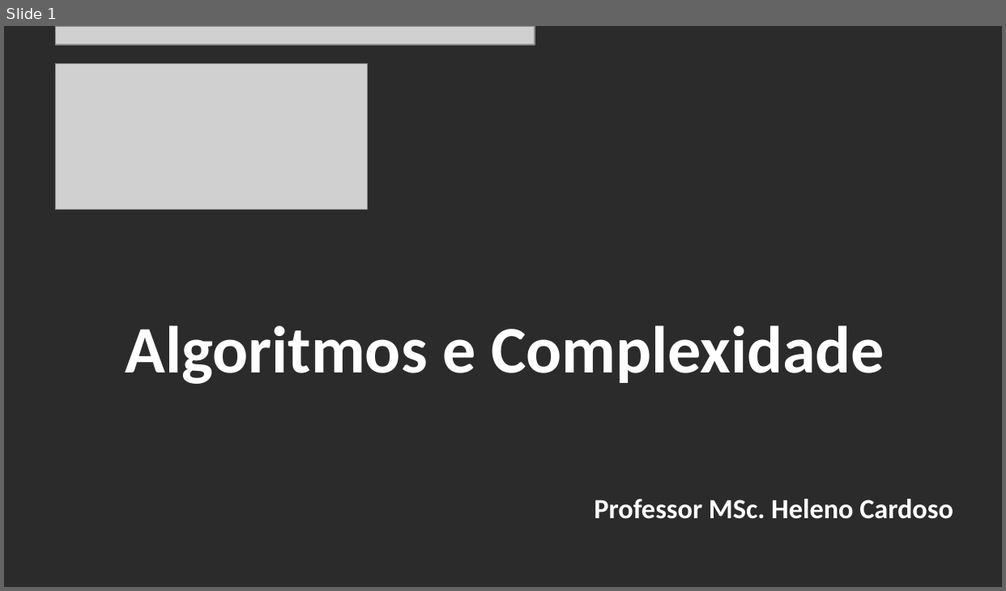
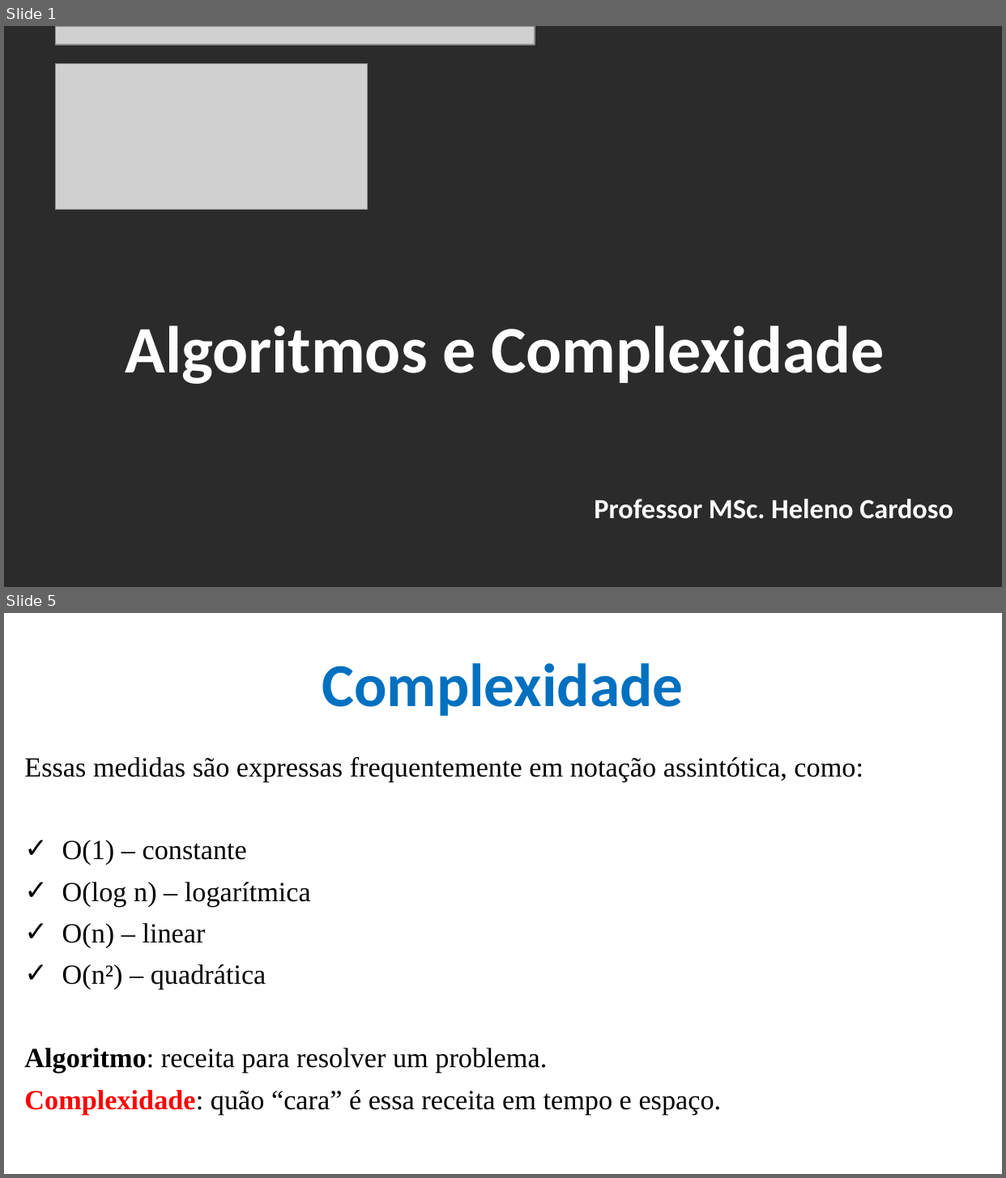
Before and after one commit to CloudEducationBrazil/WydenAlgoritmosEComplexidade, a slide deck: 01 Classes/Aula 01 - Algoritmos e Complexidade - Funções e Parâmetros.pptx. Shown one above the other, each under a label of ours: slide 1 before the commit, slides 1 and 5 after it; the slides between them are not shown. The pictures are 1006x591 and 1006x1178 pixels, drawn with LibreOffice and Linux fonts; fonts in the diff are those of the drawing; grey boxes stand for pictures; background and template pictures are left out; a plain dark background stands for a picture behind light text. Boxes give left, top, right and bottom in pixels: in the first picture for what was removed or moved away, otherwise in the second. Text is boxed around its words. In the diff, an @@ line names an element or a change of style, - is before the commit and + after.

Commit message:
Alg Complex Algoritmos e Funções

```diff
--- a/01 Classes/Aula 01 - Algoritmos e Complexidade - Funções e Parâmetros.pptx
+++ b/01 Classes/Aula 01 - Algoritmos e Complexidade - Funções e Parâmetros.pptx
@@ slide 5 added at [4,613,1002,1174], background picture (left out) @@
@@ title added at [322,663,684,716], 44 pt, text #0070C0, bold @@
+Complexidade
@@ text added at [24,757,863,1115], 20 pt, text #000000 @@
+Essas medidas são expressas frequentemente em notação assintótica, como:
+✓ O(1) – constante
+✓ O(log n) – logarítmica
+✓ O(n) – linear
+✓ O(n²) – quadrática
+Algoritmo: receita para resolver um problema.
+Complexidade: quão “cara” é essa receita em tempo e espaço.
```
Also in this commit, not shown: 3 slides changed, 13 other slides added, 2 other files.
